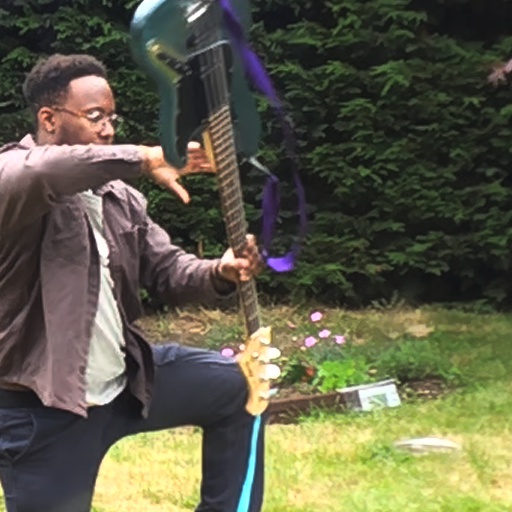
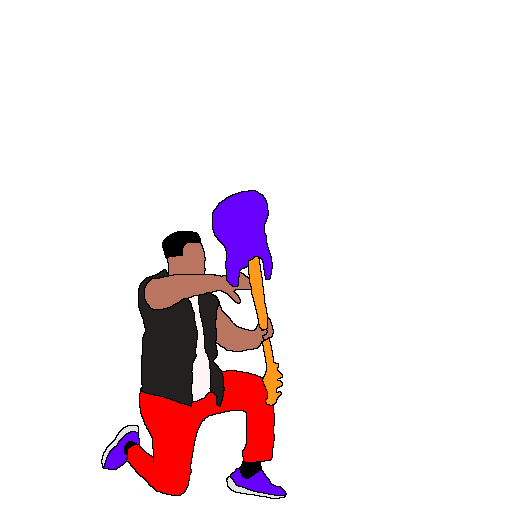
Before/after of a (512, 512) layered artwork. What changed in the layer stack:
moved "Paint Layer 1" above "Paint Layer 2 (pasted)", painted on it over [64, 128, 320, 512]
hid "Paint Layer 2 (pasted)" (1st of 2), opacity 100% → 53%, painted on it over [0, 0, 512, 512]
